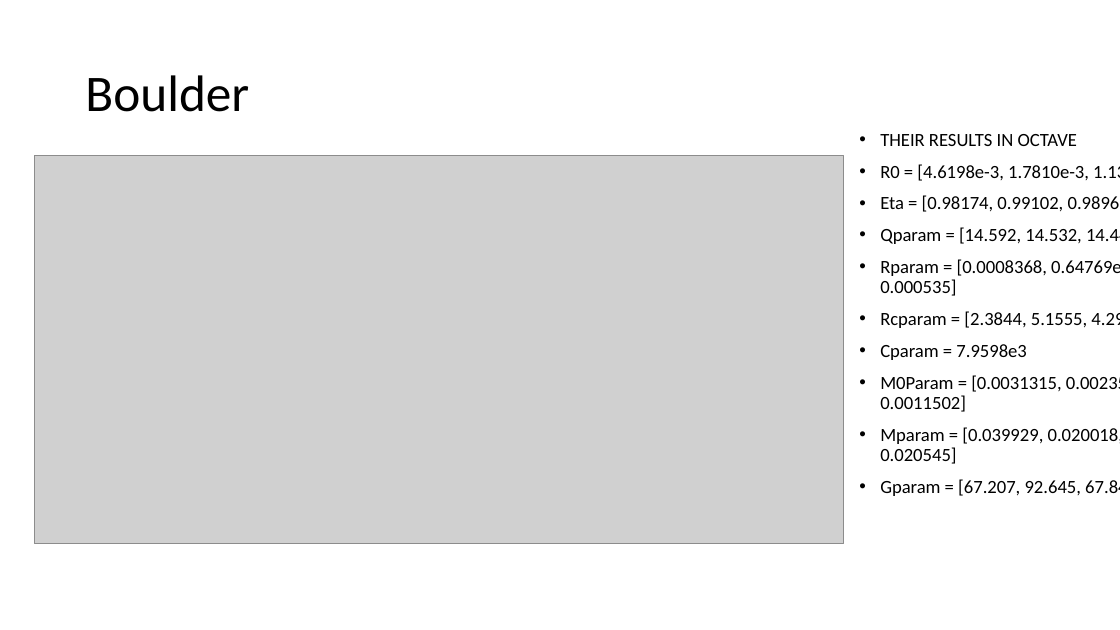
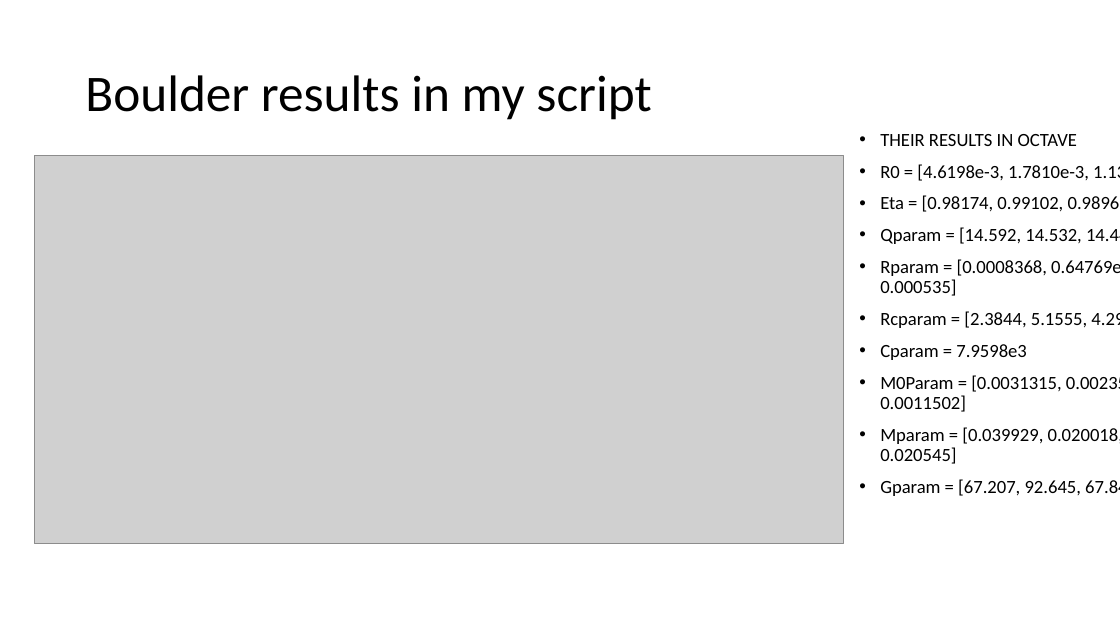
Before and after one commit to novakovicluka97/battery_parameter_parsing, a slide deck: slide 2 of Docs/First output model for Typhoon 15.10.2022.pptx. Drawn at 1120x630 pixels with LibreOffice and Linux fonts; fonts in the diff are those of the drawing; grey boxes stand for pictures. Boxes give left, top, right and bottom in pixels: in the first picture for what was removed or moved away, otherwise in the second. Text is boxed around its words. In the diff, an @@ line names an element or a change of style, - is before the commit and + after.

```diff
--- a/Docs/First output model for Typhoon 15.10.2022.pptx
+++ b/Docs/First output model for Typhoon 15.10.2022.pptx
@@ title at (x1=85, y1=75, x2=651, y2=120): text changed @@
-Boulder
+Boulder results in my script
```
Also in this commit, not shown: 1 slide added, 3 other files.
